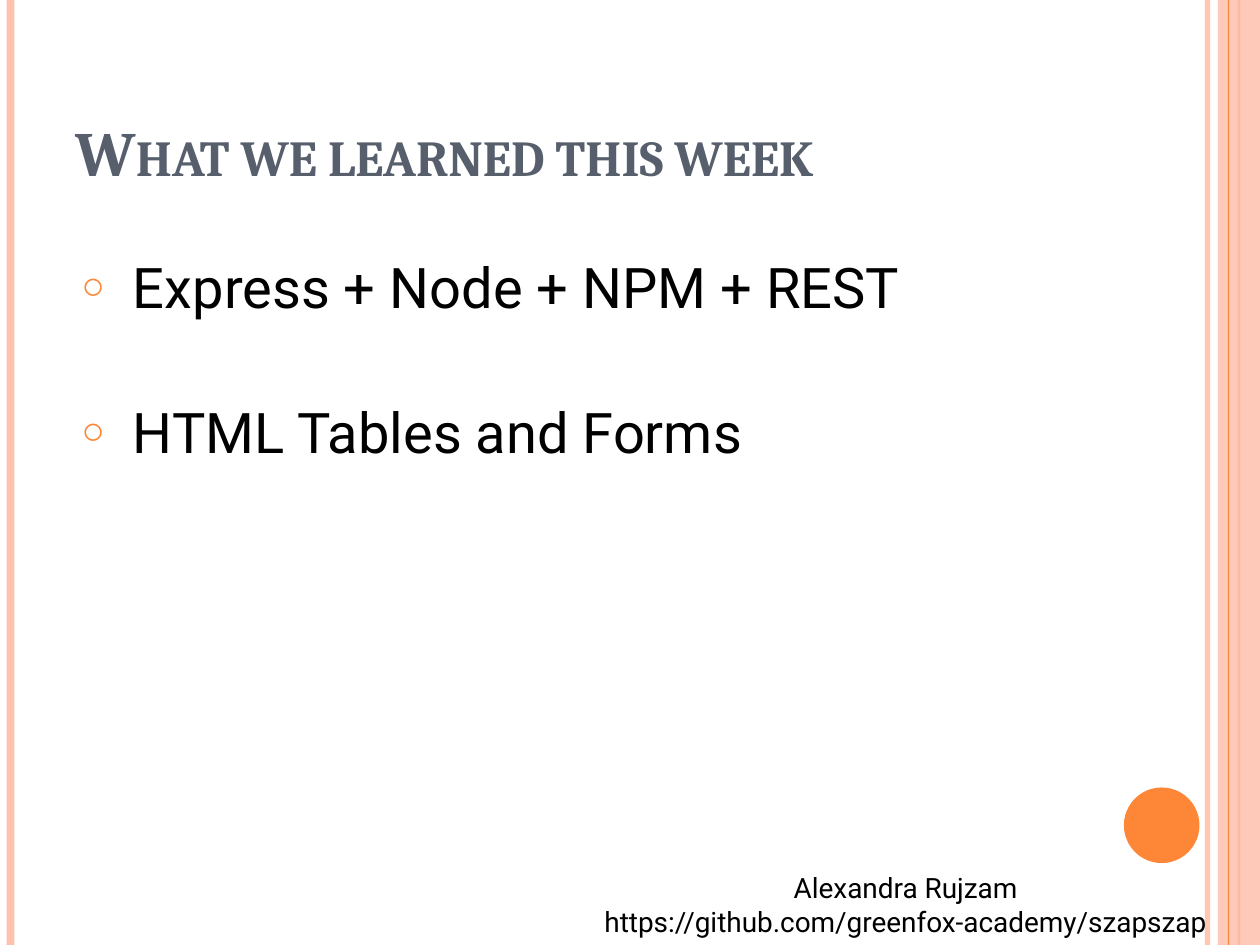
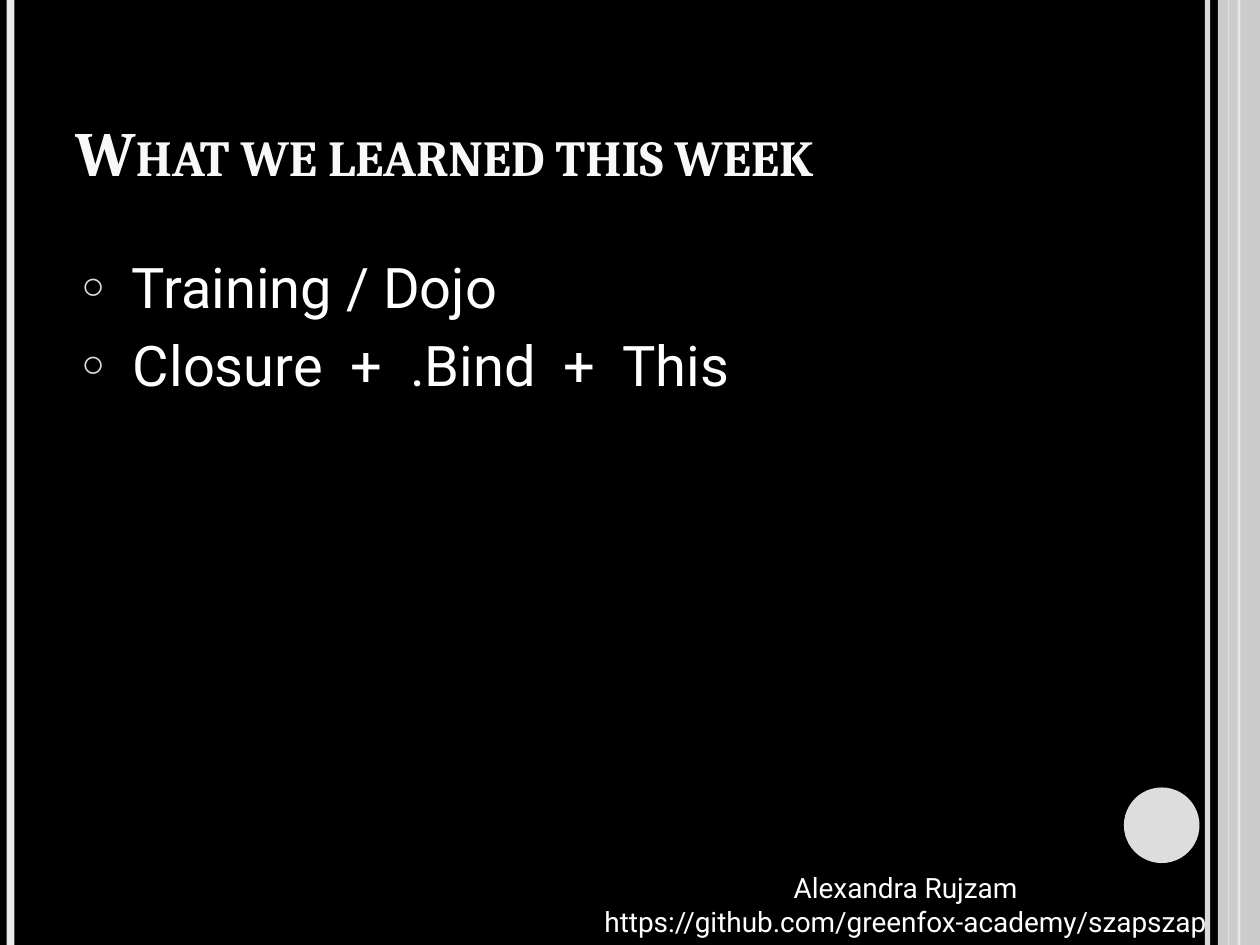
Before and after one commit to green-fox-academy/szapszap, a slide deck: slide 3 of Week08/day-04-05/Demo.pptx. Drawn at 1260x945 pixels with LibreOffice and Linux fonts; fonts in the diff are those of the drawing. Boxes give left, top, right and bottom in pixels: in the first picture for what was removed or moved away, otherwise in the second. Text is boxed around its words. In the diff, an @@ line names an element or a change of style, - is before the commit and + after.

```diff
--- a/Week08/day-04-05/Demo.pptx
+++ b/Week08/day-04-05/Demo.pptx
@@ background #FFFFFF to #000000 @@
@@ line (10, 0) - (10, 945): stroke #FEC3AE 4.5 pt to #EBEBEB 4.5 pt @@
@@ line (1207, 0) - (1207, 945): stroke #FEC3AE 3 pt to #EBEBEB 3 pt @@
@@ rectangle at bbox=[1218, 0, 1260, 945]: fill #FEC3AE at 87% opacity to #EBEBEB at 87% opacity @@
@@ line (1228, 0) - (1228, 945): stroke #FE8637 0.75 pt to #DDDDDD 0.75 pt @@
@@ line (1239, 0) - (1239, 945): stroke #FE8637 1.5 pt to #DDDDDD 1.5 pt @@
@@ title "What we learned this week" at bbox=[241, 142, 813, 177]: text colour #575F6D to #F8F8F8 @@
@@ text at bbox=[132, 267, 729, 387]: text changed; text colour #000000 to #FFFFFF @@
-○ Express + Node + NPM + REST
-○ HTML Tables and Forms
+○ Training / Dojo
+○ Closure + .Bind + This
@@ ellipse at bbox=[1124, 788, 1200, 863]: fill #FE8637 to #DDDDDD @@
@@ text "Alexandra Rujzam https://github.com/greenfox-academy/szapsza ..." at bbox=[604, 877, 1206, 939]: text colour #000000 to #FFFFFF @@
```
Also in this commit, not shown: 5 other slides changed, 3 slides added, 12 slides removed, 3 other files.
